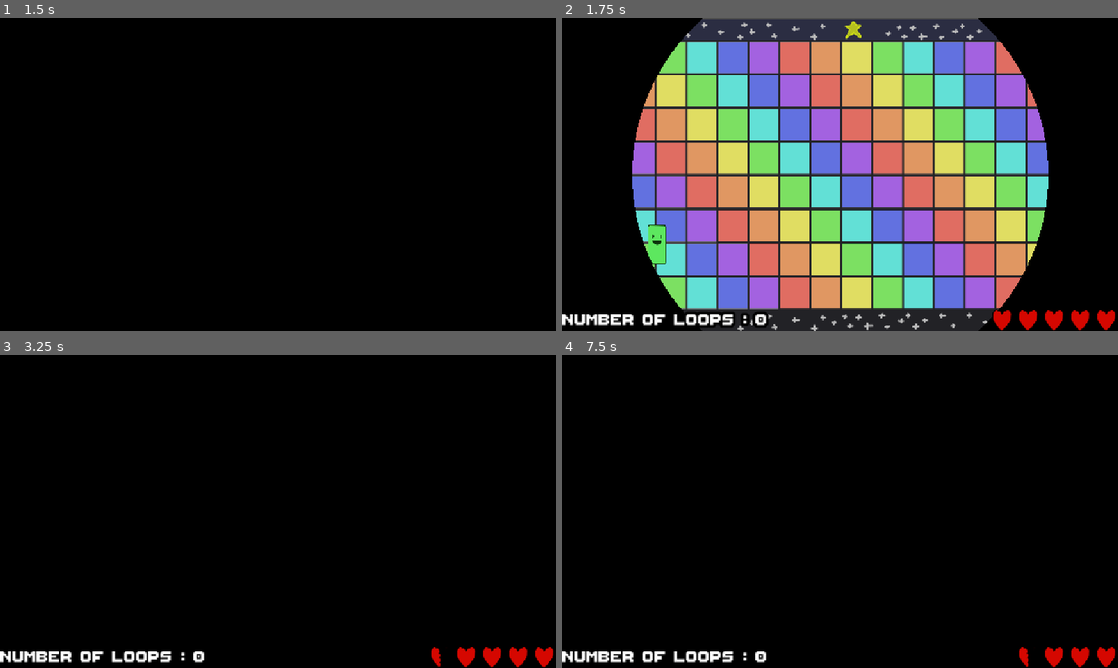
Above: before the commit, frames 1-4 (two rows, left to right).
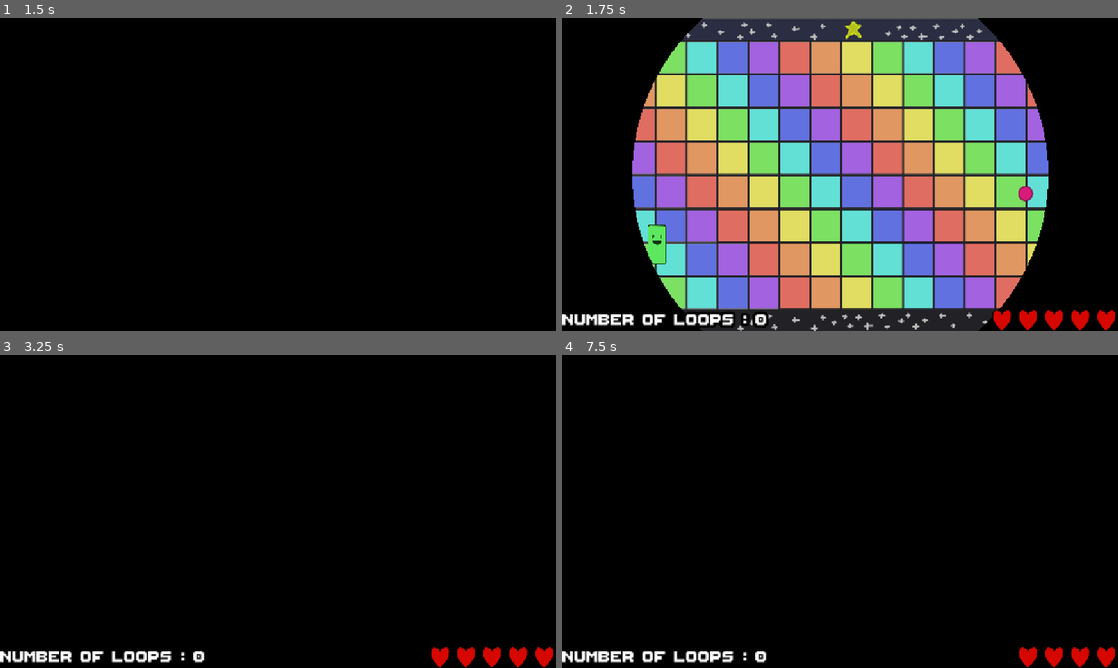
Above: after the commit, the same moments.

Repository: les-brows/la-boucle-musicale
Game: Godot game, scene res://Levels/MainMenu/MainMenu.tscn
Same seed, same stepped clock (60 frames per second), same inputs: the game is played once before the commit and once after it.
Inputs (mouse positions are in pixels of both pictures, inside the frame that each line leads up to):
- Up to frame 1 (1.5 s): tap Enter (ui_accept) at 0.5, 0.77 s; move the mouse to (400, 158) at 0.52 s; hold D (player1_right) 0.53-1.28 s; right-click (400, 158) at 0.6 s; move the mouse to (166, 190) at 1.27 s; hold S (player1_down) from 1.28 s (still down); right-click (166, 190) at 1.35 s
- Up to frame 2 (1.75 s): keep holding S (player1_down); tap Enter (ui_accept) at 1.52 s
- Up to frame 3 (3.25 s): move the mouse to (333, 442) at 2.02 s; release S (player1_down) at 2.03 s; hold D (player1_right) 2.03-2.78 s; right-click (333, 442) at 2.1 s; tap Enter (ui_accept) at 2.75, 3.02 s; move the mouse to (250, 574) at 2.77 s; hold O (player1_shoot_up) from 2.78 s (still down); right-click (250, 574) at 2.85 s
- Up to frame 4 (7.5 s): tap Enter (ui_accept) at 3.5, 3.77, 4.25, 4.52, 5, 5.75, 6.02, 6.77 s; move the mouse to (1006, 558) at 3.52 s; release O (player1_shoot_up) at 3.53 s; hold A (player1_left) 3.53-5.03 s; right-click (1006, 558) at 3.6 s; move the mouse to (673, 464) at 4.27 s; right-click (673, 464) at 4.35 s; move the mouse to (867, 511) at 5.02 s; hold S (player1_down) 5.03-5.78 s; right-click (867, 511) at 5.1 s; move the mouse to (756, 433) at 5.77 s; hold D (player1_right) 5.78-6.53 s; right-click (756, 433) at 5.85 s; move the mouse to (962, 495) at 6.52 s; hold O (player1_shoot_up) 6.53-7.28 s; right-click (962, 495) at 6.6 s; move the mouse to (728, 527) at 7.27 s; hold D (player1_right) from 7.28 s (still down); right-click (728, 527) at 7.35 s

Frame 1 is identical in both runs. In frame 2, 0.1% of the frame differs, in the area x 82-85%, y 53-59%; in frame 3, less than 0.1%; in frame 4, less than 0.1%.

Commit message:
feat: Added laser enemy (+sound kinda)

Diff:
--- /dev/null
+++ b/Objects/Enemies/Laser.tscn
@@ -0,0 +1,38 @@
+[gd_scene load_steps=6 format=3 uid="uid://cisvl2m5qemr"]
+
+[ext_resource type="Script" uid="uid://14hwsshw6gpk" path="res://Objects/Enemies/laser.gd" id="1_e1rkk"]
+[ext_resource type="Texture2D" uid="uid://bubf283u72qhe" path="res://Assets/base_enemy_LASER.png" id="1_nvvy2"]
+[ext_resource type="AudioStream" uid="uid://cu6xd02r7p38t" path="res://Assets/Instruments/KSHMR_Thump_Kick_05.wav" id="3_0wytt"]
+
+[sub_resource type="RectangleShape2D" id="RectangleShape2D_nvvy2"]
+size = Vector2(80, 58)
+
+[sub_resource type="RectangleShape2D" id="RectangleShape2D_e1rkk"]
+size = Vector2(31, 24.5)
+
+[node name="Laser" type="Node2D"]
+script = ExtResource("1_e1rkk")
+
+[node name="Sprite2D" type="Sprite2D" parent="."]
+scale = Vector2(0.296552, 0.296552)
+texture = ExtResource("1_nvvy2")
+
+[node name="LaserArea2D" type="Area2D" parent="."]
+
+[node name="CollisionShape2D" type="CollisionShape2D" parent="LaserArea2D"]
+position = Vector2(0, 12)
+shape = SubResource("RectangleShape2D_nvvy2")
+
+[node name="CollisionShape2D2" type="CollisionShape2D" parent="LaserArea2D"]
+position = Vector2(1.5, -28.25)
+shape = SubResource("RectangleShape2D_e1rkk")
+
+[node name="VisibleOnScreenNotifier2D" type="VisibleOnScreenNotifier2D" parent="."]
+position = Vector2(0.500004, 0.500002)
+scale = Vector2(3.95, 3.85)
+
+[node name="InstrumentPlayer" type="AudioStreamPlayer2D" parent="."]
+stream = ExtResource("3_0wytt")
+
+[connection signal="screen_entered" from="VisibleOnScreenNotifier2D" to="." method="_on_visible_on_screen_notifier_2d_screen_entered"]
+[connection signal="screen_exited" from="VisibleOnScreenNotifier2D" to="." method="_on_visible_on_screen_notifier_2d_screen_exited"]
--- a/Objects/Enemies/Managers/enemy_level_portion.gd
+++ b/Objects/Enemies/Managers/enemy_level_portion.gd
@@ -3,6 +3,7 @@
 class_name EnemyLevelPortion
 
 var shooter_preload = preload("res://Objects/Enemies/Shooter.tscn");
+var laser_preload = preload("res://Objects/Enemies/Laser.tscn");
 
 var loop: int = 0
 
@@ -23,6 +24,7 @@
 			#Cut the map in eight, with at least one enemy in each trunk
 			for index in range(8):
 				add_enemy(Vector2(randi_range(60, Globals.LEVEL_SIZE / 10 - 60) + (index + 2) * Globals.LEVEL_SIZE / 10, randi_range(Globals.BOUNDARY_LOW + 60, Globals.BOUNDARY_UP - 60)), EnemyType.SHOOTER)
+				add_enemy(Vector2(randi_range(60, Globals.LEVEL_SIZE / 10 - 60) + (index + 2) * Globals.LEVEL_SIZE / 10, randi_range(Globals.BOUNDARY_LOW + 60, Globals.BOUNDARY_UP - 60)), EnemyType.LASER)
 			pass
 		_:
 			for index in range(500):
@@ -37,6 +39,8 @@
 	match enemy_type:
 		EnemyType.SHOOTER:
 			curr_enemy = shooter_preload.instantiate()
+		EnemyType.LASER:
+			curr_enemy = laser_preload.instantiate()
 
 
 	curr_enemy.position = pos
--- a/Objects/Enemies/Shooter.tscn
+++ b/Objects/Enemies/Shooter.tscn
@@ -12,6 +12,10 @@
 spriteEnemy = NodePath("ShooterCollisionArea2D/Sprite2D")
 TimerBlinkNode = NodePath("TimerBlink")
 
+[node name="Sprite2D" type="Sprite2D" parent="."]
+scale = Vector2(0.427586, 0.427586)
+texture = ExtResource("2_qpsbd")
+
 [node name="ShooterCollisionArea2D" type="Area2D" parent="."]
 collision_layer = 4
 collision_mask = 16
@@ -19,10 +23,6 @@
 [node name="CollisionShape2D" type="CollisionShape2D" parent="ShooterCollisionArea2D"]
 position = Vector2(1, 0.5)
 shape = SubResource("RectangleShape2D_bweyu")
-
-[node name="Sprite2D" type="Sprite2D" parent="ShooterCollisionArea2D"]
-scale = Vector2(0.427586, 0.427586)
-texture = ExtResource("2_qpsbd")
 
 [node name="InstrumentPlayer" type="AudioStreamPlayer2D" parent="."]
 stream = ExtResource("3_qpsbd")
--- /dev/null
+++ b/Objects/Enemies/laser.gd
@@ -0,0 +1,34 @@
+extends Enemy
+
+
+
+var shoot_partition: Partition
+var on_screen: bool = false
+
+func _init() -> void:
+	super()
+	var list_notes: Array[Note] = [Note.new(0, 0, 0), Note.new(2, 0, 0), Note.new(5, 0, 0),
+								   Note.new(8, 0, 0), Note.new(16, 0, 0), Note.new(18, 0, 0),
+								   Note.new(21, 0, 0), Note.new(23, 0, 0), Note.new(24, 0, 0),
+								   Note.new(28, 0, 0)]
+	shoot_partition = Partition.new(4, 32, list_notes)
+	shoot_partition.remove_random_notes(0.7)
+
+func _on_beat_launched(num_beat: int) -> void:
+	if(!on_screen):
+		return
+	if(num_beat == shoot_partition.get_next_beat(num_beat)):
+		#boing_state = NB_SECONDS_BOING_RECOVER + NB_SECONDS_BOING_JUMP
+		var note = shoot_partition.get_curr_note()
+		$InstrumentPlayer.pitch_scale = pow(2, note.pitch/12.0)
+		$InstrumentPlayer.play()
+		#if(player == null):
+			#shoot_projectile(Vector2(-1, 0))
+		#else :
+			#shoot_projectile(player.global_position - global_position)
+
+func _on_visible_on_screen_notifier_2d_screen_entered() -> void:
+	on_screen = true
+
+func _on_visible_on_screen_notifier_2d_screen_exited() -> void:
+	on_screen = false
--- a/Objects/Enemies/shooter.gd
+++ b/Objects/Enemies/shooter.gd
@@ -25,7 +25,8 @@
 								   Note.new(16 + 8, 0, 3), Note.new(16 + 11, 0, 6), Note.new(16 + 13, 0, 4),
 								   Note.new(16 + 14, 0, 1)]
 	shoot_partition = Partition.new(4, 32, list_notes)
-	shoot_partition.remove_random_notes(0.7)
+	shoot_partition.remove_random_notes(0.6)
+	shoot_partition.force_minimal_time_between_notes(8)
 
 func _process(delta: float) -> void:
 	if(boing_state > 0):
--- a/Objects/Player/player.gd
+++ b/Objects/Player/player.gd
@@ -29,7 +29,6 @@
 	inputManagerNode.shoot_update.connect(ShootManagerNode._on_player_shoot)
 	inputManagerNode.shoot_direction_update.connect(ShootManagerNode._on_player_direction_shoot)
 	ShootManagerNode.positionPlayer=position
-	print("testposition %f", position)
 
 func _physics_process(delta):
 	velocity = targetDir * speed
--- a/Rythm/partition.gd
+++ b/Rythm/partition.gd
@@ -41,3 +41,23 @@
 	for note in list_note:
 		if randf() < percent_removed:
 			list_note.erase(note)
+
+func force_minimal_time_between_notes(nb_beats_minimal: int):
+	var my_range = []
+	for n in list_note:
+		my_range.append(n.beat_number)
+
+
+	print("Starting note list: ", my_range)
+	var last_beat = -nb_beats_minimal;
+
+	var tmp_list: Array[Note] = []
+	for note in list_note:
+		if(note.beat_number - last_beat < nb_beats_minimal):
+			print("Erased: ", note.beat_number)
+		else:
+			tmp_list.append(note)
+			print("Kept: ", note.beat_number, ", Last Beat: ", last_beat, ", Nb Beats Minimal: ", nb_beats_minimal)
+			last_beat = note.beat_number
+	list_note = tmp_list
+	print("Ending note list: ", list_note)
Not shown, added: Assets/Instruments/KSHMR_Punchy_Kick_03_C#.wav
Not shown, added: Assets/Instruments/KSHMR_Thump_Kick_05.wav
